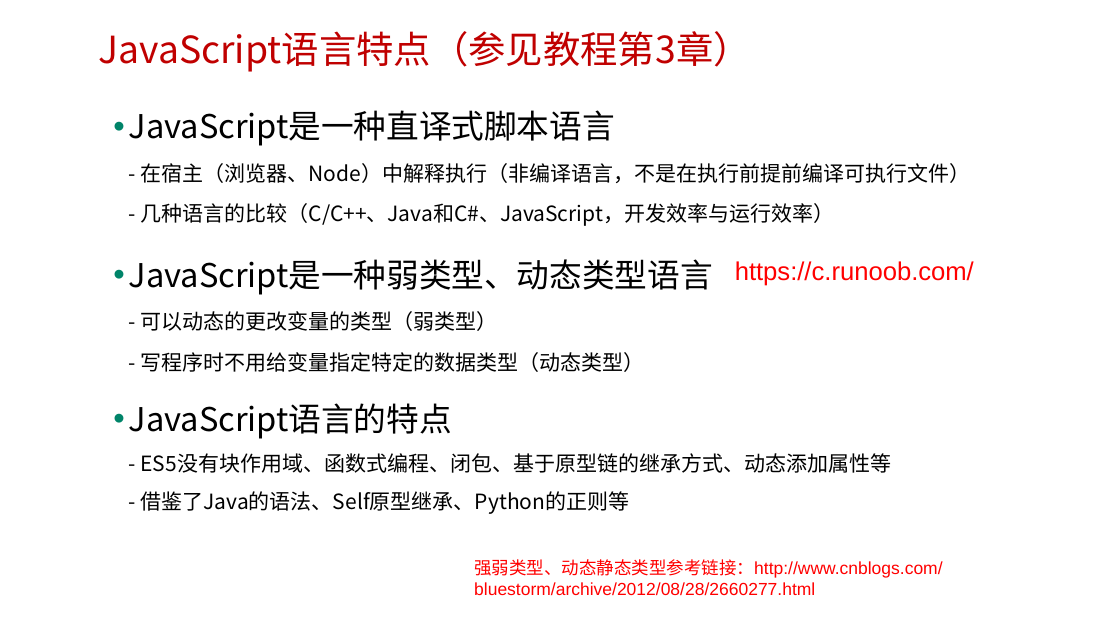
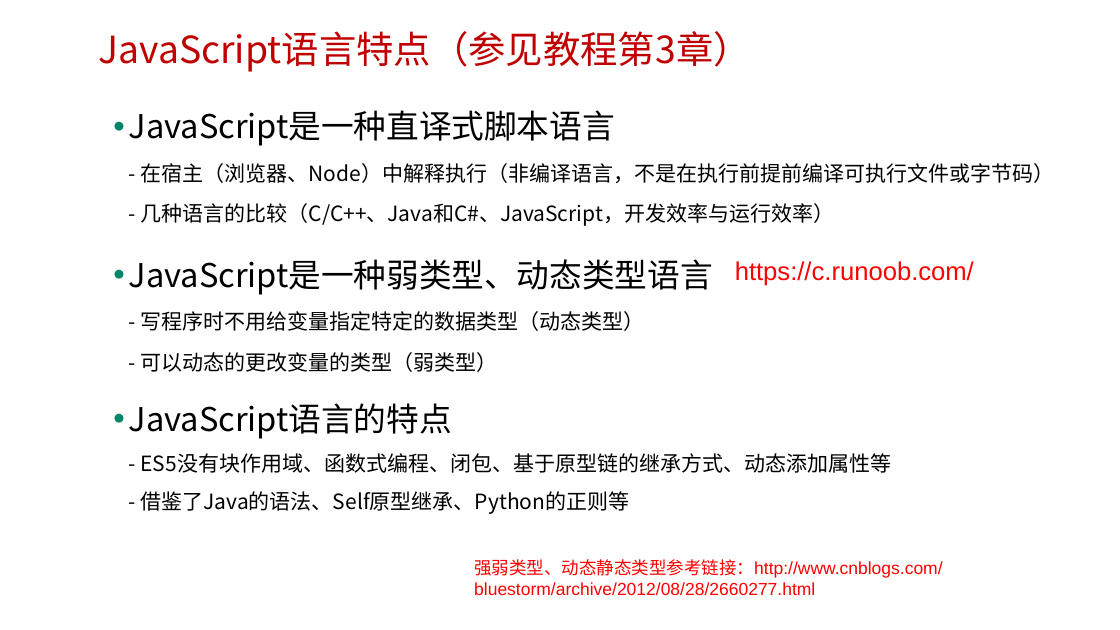
Before and after one commit to edu2act/course-javascript-advanced, a slide deck: slide 18 of 课程PPT/01.JavaScript发展历程及语言特点.pptx. Drawn at 1120x630 pixels with LibreOffice and Linux fonts; fonts in the diff are those of the drawing; background and template pictures are left out. Boxes give left, top, right and bottom in pixels: in the first picture for what was removed or moved away, otherwise in the second. Text is boxed around its words. In the diff, an @@ line names an element or a change of style, - is before the commit and + after.

```diff
--- a/课程PPT/01.JavaScript发展历程及语言特点.pptx
+++ b/课程PPT/01.JavaScript发展历程及语言特点.pptx
@@ text at [129, 110, 1055, 372]: text changed @@
-• JavaScript是一种直译式脚本语言
-  - 在宿主（浏览器、Node）中解释执行（非编译语言，不是在执行前提前编译可执行文件）
-  - 几种语言的比较（C/C++、Java和C#、JavaScript，开发效率与运行效率）
-• JavaScript是一种弱类型、动态类型语言
-  - 可以动态的更改变量的类型（弱类型）
-  - 写程序时不用给变量指定特定的数据类型（动态类型）
+• JavaScript是一种直译式脚本语言
+  - 在宿主（浏览器、Node）中解释执行（非编译语言，不是在执行前提前编译可执行文件或字节码）
+  - 几种语言的比较（C/C++、Java和C#、JavaScript，开发效率与运行效率）
+• JavaScript是一种弱类型、动态类型语言
+  - 写程序时不用给变量指定特定的数据类型（动态类型）
+  - 可以动态的更改变量的类型（弱类型）
```
Also in this commit, not shown: 6 other slides changed, 14 other files.
